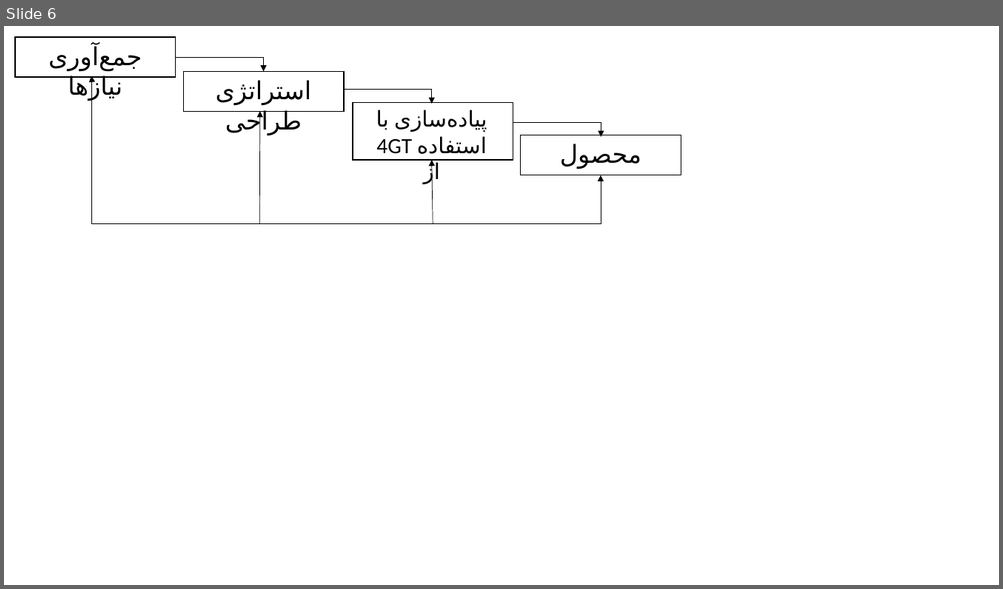
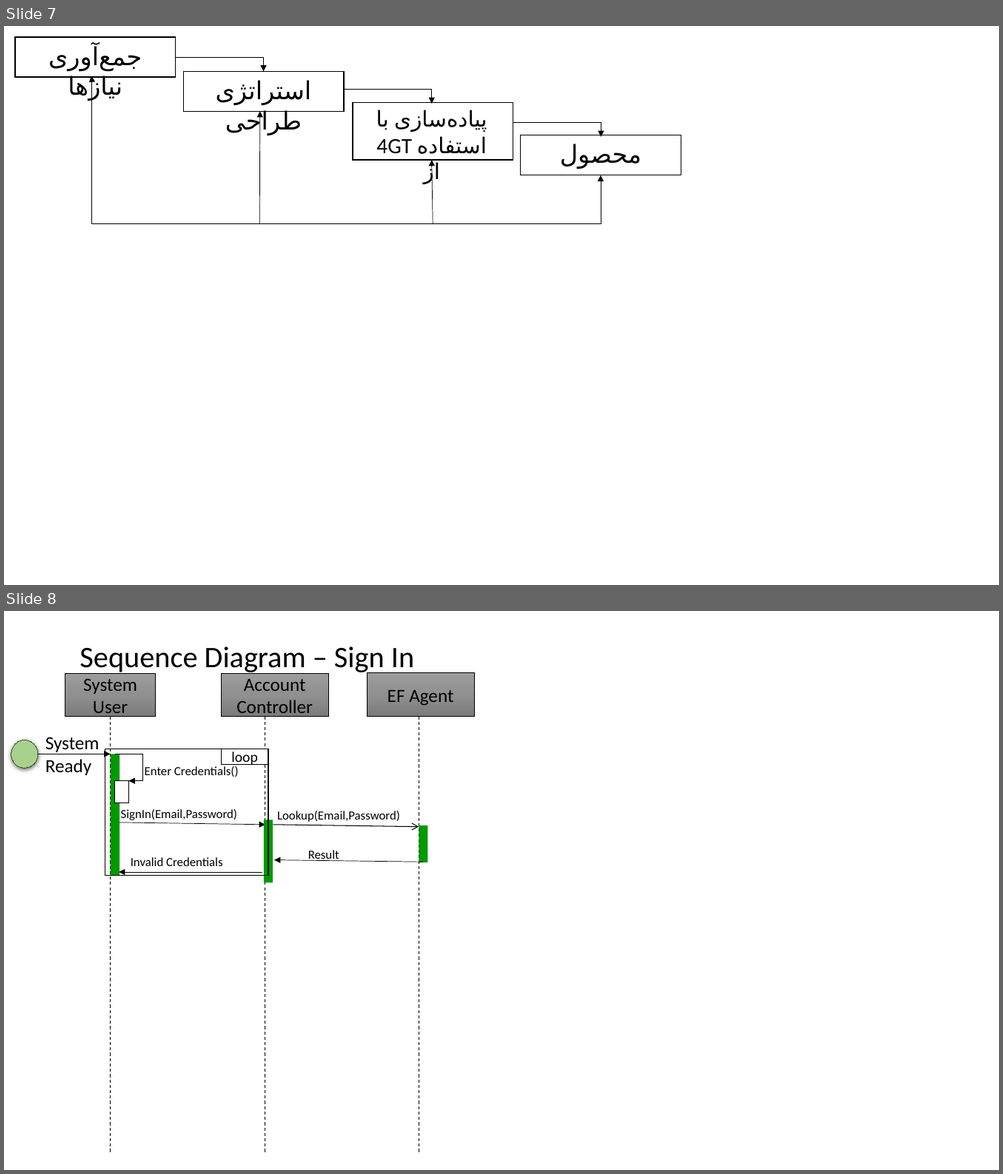
Before and after one commit to sinaebrahimi/Appointer, a slide deck: Diagrams.pptx. Shown one above the other, each under a label of ours: slide 6 before the commit, slides 7 and 8 after it. The pictures are 1003x589 and 1003x1174 pixels, drawn with LibreOffice and Linux fonts; fonts in the diff are those of the drawing. Boxes give left, top, right and bottom in pixels: in the first picture for what was removed or moved away, otherwise in the second. Text is boxed around its words. In the diff, an @@ line names an element or a change of style, - is before the commit and + after.

```diff
--- a/Diagrams.pptx
+++ b/Diagrams.pptx
@@ slide 8 added at (4, 611, 999, 1170), background #FFFFFF @@
@@ title added at (79, 647, 414, 675), 28.8 pt, text #000000 @@
+Sequence Diagram – Sign In
@@ rectangle added at (65, 674, 156, 717), fill gradient #9D9D9D to #909090 to #7C7C7C, outline #000000 0.5 pt, 18 pt, text #000000 @@
+System User
@@ rectangle added at (221, 674, 329, 717), fill gradient #9D9D9D to #909090 to #7C7C7C, outline #000000 0.5 pt, 18 pt, text #000000 @@
+Account Controller
@@ rectangle added at (367, 673, 474, 716), fill gradient #9D9D9D to #909090 to #7C7C7C, outline #000000 0.5 pt, 18 pt, text #000000 @@
+EF Agent
@@ line added from (110, 716) to (110, 1155), #000000 0.75 pt dashed @@
@@ line added from (265, 716) to (265, 1155), #000000 0.75 pt dashed @@
@@ line added from (419, 716) to (419, 1155), #000000 0.75 pt dashed @@
@@ ellipse added at (11, 740, 38, 769), fill #A9D18E, outline #385723 0.75 pt @@
@@ text added at (45, 737, 99, 775), 18 pt, text #000000 @@
+System Ready
@@ arrow added from (38, 755) to (110, 755), #000000 0.5 pt @@
@@ rectangle added at (105, 749, 269, 876), outline #000000 1 pt @@
@@ rectangle added at (110, 755, 119, 876), fill #009900 @@
@@ line added from (115, 755) to (143, 755), #000000 0.5 pt @@
@@ line added from (143, 755) to (143, 781), #000000 0.5 pt @@
@@ rectangle added at (221, 749, 268, 765), fill #FFFFFF, outline #000000 1 pt, 14 pt, text #000000 @@
+loop
@@ rectangle added at (114, 781, 128, 803), fill #FFFFFF, outline #000000 1 pt @@
@@ arrow added from (143, 781) to (128, 781), #000000 0.5 pt @@
@@ text added at (145, 766, 239, 777), 12 pt, text #000000 @@
+Enter Credentials()
@@ text added at (121, 809, 237, 820), 12 pt, text #000000 @@
+SignIn(Email,Password)
@@ arrow added from (119, 823) to (265, 825), #000000 0.5 pt @@
@@ rectangle added at (264, 820, 273, 883), fill #009900 @@
@@ arrow added from (273, 825) to (419, 826), #000000 0.75 pt @@
@@ text added at (277, 811, 400, 822), 12 pt, text #000000 @@
+Lookup(Email,Password)
@@ rectangle added at (419, 826, 428, 863), fill #009900 @@
@@ text added at (308, 850, 339, 861), 12 pt, text #000000 @@
+Result
@@ arrow added from (262, 872) to (119, 872), #000000 0.5 pt @@
@@ text added at (131, 857, 222, 866), 12 pt, text #000000 @@
+Invalid Credentials
@@ arrow added from (424, 863) to (274, 860), #000000 0.5 pt @@
@@ what was slide 6 is now slide 7 @@
```
Also in this commit, not shown: 1 slide changed, 2 other slides added, 3 other files.
